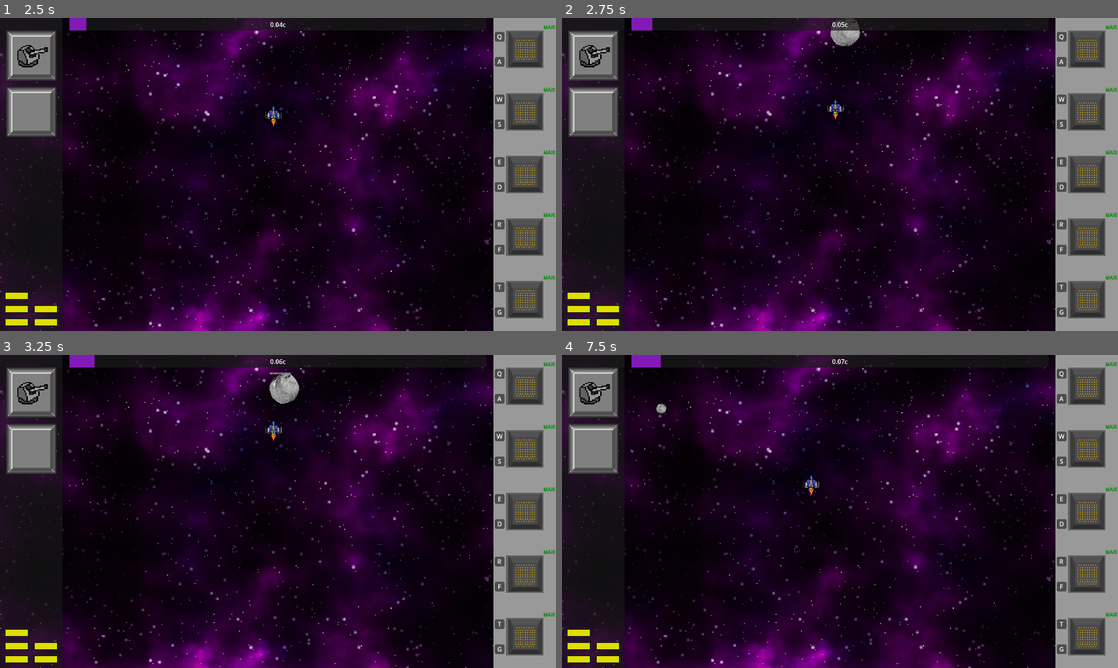
Above: before the commit, frames 1-4 (two rows, left to right).
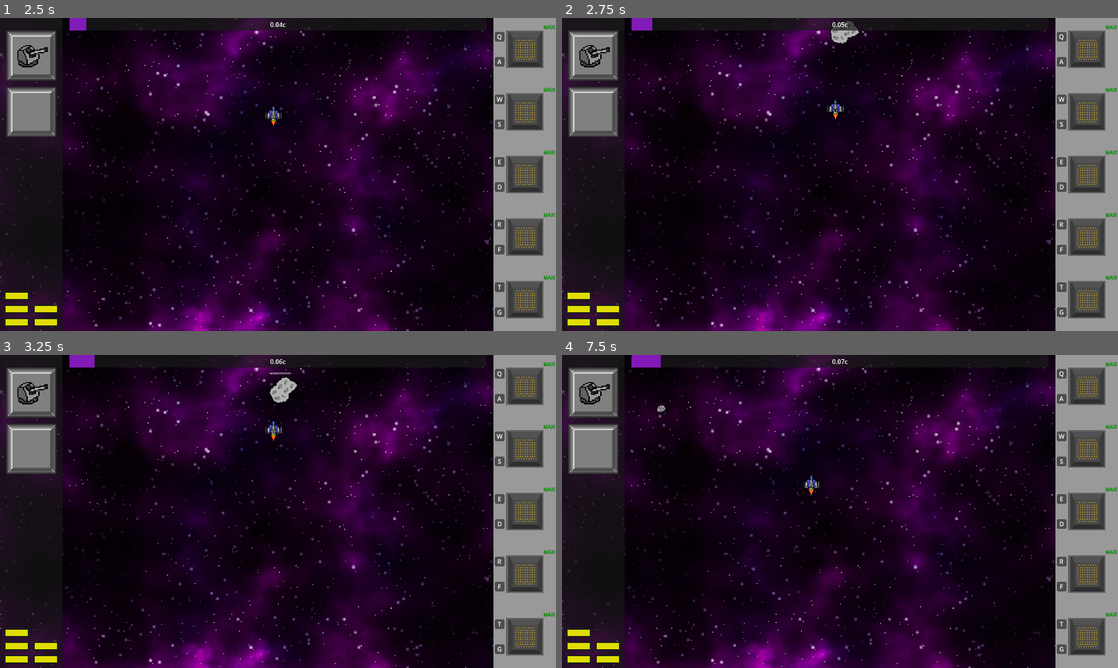
Above: after the commit, the same moments.

Repository: DigitsCodeCompendium/game.MJ198
Game: Godot game, scene res://scenes/title_screen/title_screen.tscn
Same seed, same stepped clock (60 frames per second), same inputs: the game is played once before the commit and once after it. The engine's default icon, where the game draws it, is replaced by a stand-in: a white triangle on a blue panel in a dark square.
Inputs (mouse positions are in pixels of both pictures, inside the frame that each line leads up to):
- Up to frame 1 (2.5 s): click "Start Game" at 0.5 s; click (500, 36) at 1.27 s; click (500, 61) at 2.02 s
- Up to frame 2 (2.75 s): no input
- Up to frame 3 (3.25 s): click (500, 373) at 2.77 s
- Up to frame 4 (7.5 s): click (1062, 398) at 3.52 s; click "Restart" at 4.25 s; click (1062, 373) at 5.02 s; click (1062, 398) at 5.77 s; move the mouse to (962, 495) at 6.52 s; hold ` (discard_module_pending) 6.53-7.28 s; move the mouse to (728, 527) at 7.27 s; tap N (discard_weapon) at 7.35 s

Frame 1 is identical in both runs. In frame 2, 0.2% of the frame differs, in the area x 48-54%, y 0-10%; in frame 3, 0.3%, in the area x 48-54%, y 5-16%; in frame 4, less than 0.1%.
Error in both runs: Invalid access to property or key 'volume_music' on a base object of type 'Dictionary'. (res://scenes/player_options.gd:22)

Commit message:
Added asteroids variants to asteroid spawn pattern

Diff:
--- a/resources/enemy_spawn/asteroid_spawn.tres
+++ b/resources/enemy_spawn/asteroid_spawn.tres
@@ -1,9 +1,16 @@
-[gd_resource type="Resource" script_class="AsteroidSpawnPattern" load_steps=3 format=3 uid="uid://ckbj4ecgkde82"]
+[gd_resource type="Resource" script_class="AsteroidSpawnPattern" load_steps=10 format=3 uid="uid://ckbj4ecgkde82"]
 
+[ext_resource type="PackedScene" uid="uid://dv5nendv66xb3" path="res://scenes/enemies/asteroids/asteroid1.tscn" id="1_366da"]
 [ext_resource type="Script" uid="uid://b5u4q68x1rpxx" path="res://scenes/enemies/spawning/asteroid_spawn_pattern.gd" id="2_5t86p"]
-[ext_resource type="PackedScene" uid="uid://cdoqsejbi7fcx" path="res://scenes/enemies/asteroids/asteroid.tscn" id="2_x18jk"]
+[ext_resource type="PackedScene" uid="uid://c3k0kmweehgm5" path="res://scenes/enemies/asteroids/asteroid2.tscn" id="2_ryrru"]
+[ext_resource type="PackedScene" uid="uid://bw0sfkganve5j" path="res://scenes/enemies/asteroids/asteroid3.tscn" id="3_a3bpv"]
+[ext_resource type="PackedScene" uid="uid://7eq1skiyjrr1" path="res://scenes/enemies/asteroids/asteroid4.tscn" id="4_t8ix5"]
+[ext_resource type="PackedScene" uid="uid://dp1h1mdxwkpb0" path="res://scenes/enemies/asteroids/asteroid5.tscn" id="5_x6h57"]
+[ext_resource type="PackedScene" uid="uid://bbjk5381ua7jr" path="res://scenes/enemies/asteroids/asteroid6.tscn" id="6_0xrre"]
+[ext_resource type="PackedScene" uid="uid://bg0avtdgbwoa1" path="res://scenes/enemies/asteroids/asteroid7.tscn" id="7_3ljpl"]
+[ext_resource type="PackedScene" uid="uid://ik02g12suy1x" path="res://scenes/enemies/asteroids/asteroid8.tscn" id="8_ollxh"]
 
 [resource]
 script = ExtResource("2_5t86p")
-asteroid_scene = ExtResource("2_x18jk")
+asteroid_scenes = Array[PackedScene]([ExtResource("1_366da"), ExtResource("2_ryrru"), ExtResource("3_a3bpv"), ExtResource("4_t8ix5"), ExtResource("5_x6h57"), ExtResource("6_0xrre"), ExtResource("7_3ljpl"), ExtResource("8_ollxh")])
 metadata/_custom_type_script = "uid://b4rcup02wd1hy"
--- a/scenes/enemies/asteroids/asteroid6.tscn
+++ b/scenes/enemies/asteroids/asteroid6.tscn
@@ -31,9 +31,10 @@
 script = ExtResource("1_knfgx")
 
 [node name="AnimatedSprite2D" type="AnimatedSprite2D" parent="."]
-position = Vector2(7, 7)
+position = Vector2(9.536743e-07, 9.536743e-07)
 scale = Vector2(0.7243564, 0.7243564)
 sprite_frames = SubResource("SpriteFrames_6mo6b")
+offset = Vector2(9.66375, 9.66375)
 
 [node name="CollisionShape2D" type="CollisionShape2D" parent="."]
 rotation = 1.5707964
--- a/scenes/enemies/spawning/asteroid_spawn_pattern.gd
+++ b/scenes/enemies/spawning/asteroid_spawn_pattern.gd
@@ -1,14 +1,14 @@
 extends BaseEnemySpawnPattern
 class_name AsteroidSpawnPattern
 
-@export var asteroid_scene: PackedScene
+@export var asteroid_scenes: Array[PackedScene]
 @export var horizontal_speed_range: float = 10
 @export var min_vertical_speed: float = 100
 @export var max_vertical_speed: float = 200
 @export var linear_speed_scale: float = 1
 
 func do_spawn(parent: Node2D, position: Vector2, rand: RandomNumberGenerator):
-	var asteroid = asteroid_scene.instantiate()
+	var asteroid = asteroid_scenes.pick_random().instantiate()
 	var speed_control: SpeedControl = parent.get_node("/root/Game/SpeedControl")
 
 	var velocity_x = rand.randf_range(-horizontal_speed_range, horizontal_speed_range)
Not shown: 1 places in scenes/game.tscn that only renumber resources
